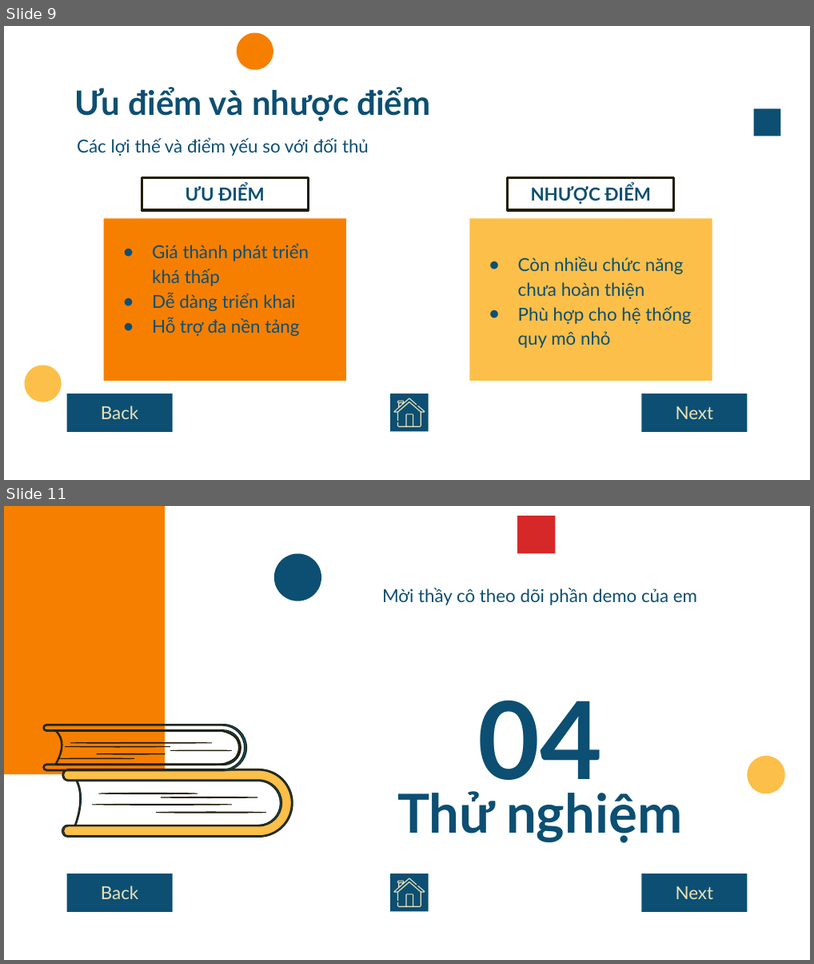
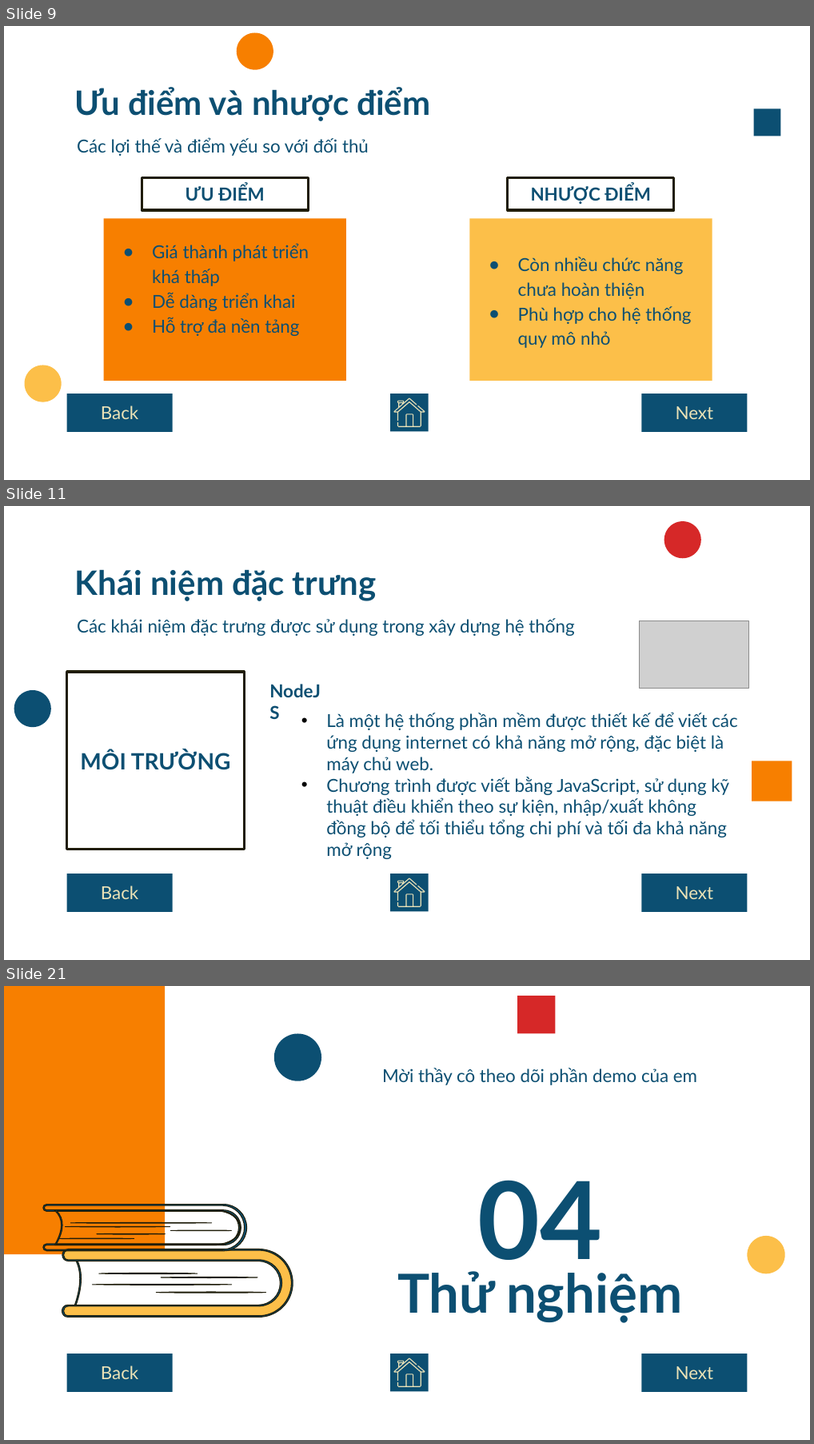
Before and after one commit to npackr/for-mqtt-dashboard, a slide deck: document/presentation.pptx. Shown one above the other, each under a label of ours: slides 9 and 11 before the commit, slides 9, 11 and 21 after it; the slides between them are not shown. The pictures are 814x964 and 814x1444 pixels, drawn with LibreOffice and Linux fonts; fonts in the diff are those of the drawing; grey boxes stand for pictures. Boxes give left, top, right and bottom in pixels: in the first picture for what was removed or moved away, otherwise in the second. Text is boxed around its words. In the diff, an @@ line names an element or a change of style, - is before the commit and + after.

```diff
--- a/document/presentation.pptx
+++ b/document/presentation.pptx
@@ slide 11 added at bbox=[4, 506, 810, 960], background #FFFFFF @@
@@ ellipse added at bbox=[665, 521, 702, 559], fill #D62828 @@
@@ title added at bbox=[75, 569, 377, 601], 30 pt, text #0C4F72, bold @@
+Khái niệm đặc trưng
@@ text added at bbox=[77, 618, 574, 636], 16 pt, text #0C4F72 @@
+Các khái niệm đặc trưng được sử dụng trong xây dựng hệ thống
@@ picture added at bbox=[640, 621, 750, 688] @@
@@ rectangle added at bbox=[67, 672, 244, 848], outline #201D09 2.25 pt, 20 pt, text #0C4F72, bold @@
+MÔI TRƯỜNG
@@ ellipse added at bbox=[14, 690, 51, 727], fill #0C4F72 @@
@@ text added at bbox=[262, 676, 338, 705], 16 pt, text #0C4F72, bold @@
+NodeJS
@@ text added at bbox=[326, 712, 738, 837], 16 pt, text #0C4F72 @@
+• Là một hệ thống phần mềm được thiết kế để viết các ứng dụng internet có khả năng mở rộng, đặc biệt là máy chủ web.
+• Chương trình được viết bằng JavaScript, sử dụng kỹ thuật điều khiển theo sự kiện, nhập/xuất không đồng bộ để tối thiểu tổng chi phí và tối đa khả năng mở rộng
@@ rectangle added at bbox=[752, 761, 793, 801], fill #F77F00 @@
@@ rectangle added at bbox=[67, 873, 173, 911], fill #0C4F72, 16 pt, text #EAE2B7 @@
+Back
@@ rectangle added at bbox=[390, 873, 428, 911], fill #0C4F72 @@
@@ freeform shape added at bbox=[394, 878, 425, 907], fill #EAE2B7 @@
@@ rectangle added at bbox=[642, 873, 747, 911], fill #0C4F72, 16 pt, text #EAE2B7 @@
+Next
@@ what was slide 11 is now slide 21 @@
```
Also in this commit, not shown: 1 slide changed, 9 other slides added.
